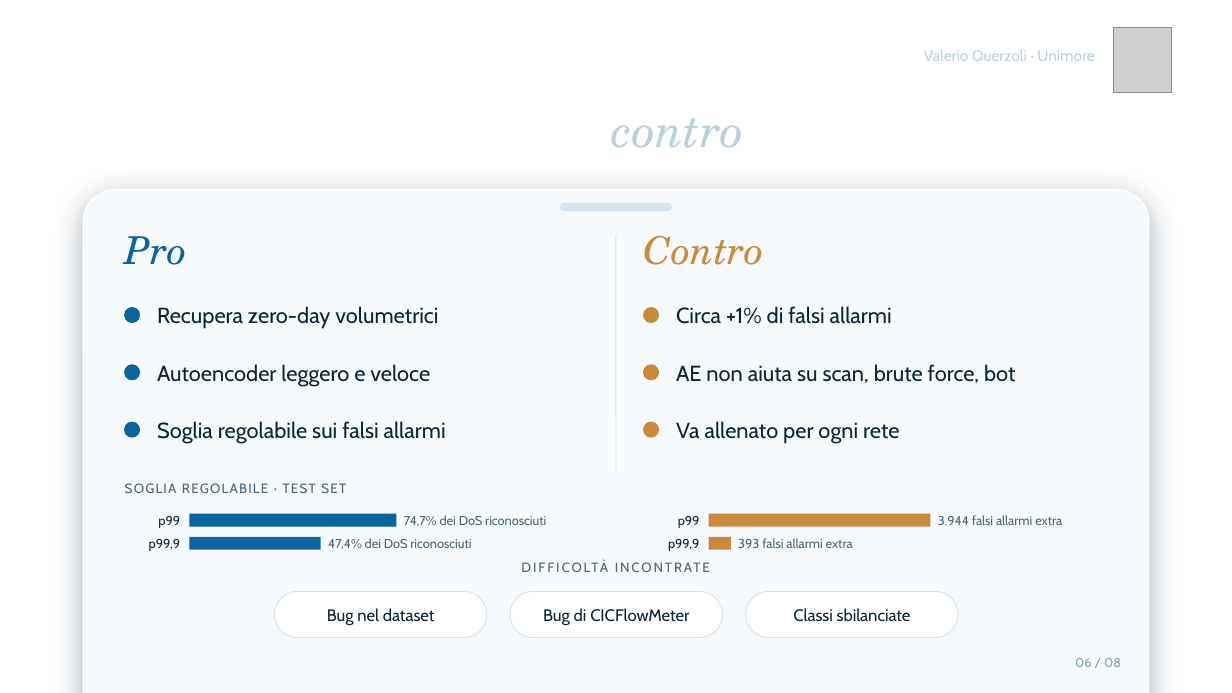
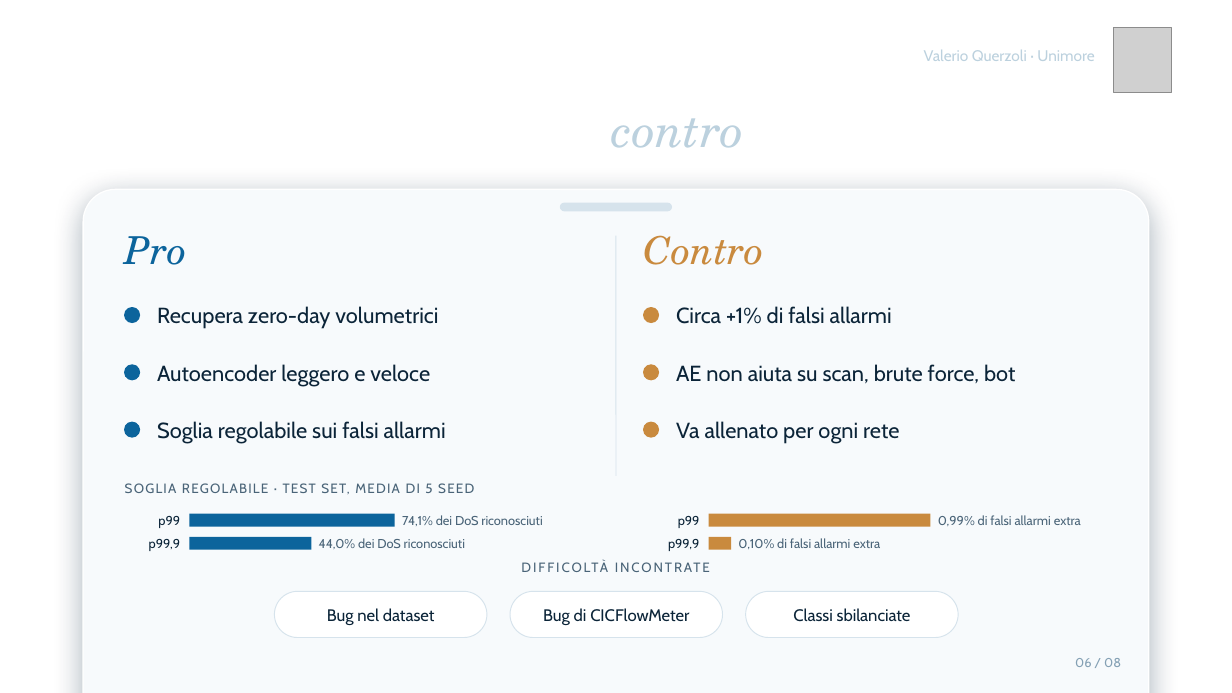
Before and after one commit to ValerioQuerzoli/hybrid-network-ids, a slide deck: slide 6 of slides/presentazione_design_origin_v2.pptx. Drawn at 1232x693 pixels with LibreOffice and Linux fonts; fonts in the diff are those of the drawing; grey boxes stand for pictures; background and template pictures are left out. Boxes give left, top, right and bottom in pixels: in the first picture for what was removed or moved away, otherwise in the second. Text is boxed around its words. In the diff, an @@ line names an element or a change of style, - is before the commit and + after.

Commit message:
Slide: didascalie piu' precise e soglia con media dei 5 seed
- Pulizia: 2.843 righe rimosse e 2.143 etichette corrette, senza somma
- Grafico famiglie: conteggi prima della pulizia, lunghezza in scala log
- Istogramma: validation, un autoencoder
- Soglia regolabile: recall e falsi allarmi come media dei 5 seed

```diff
--- a/slides/presentazione_design_origin_v2.pptx
+++ b/slides/presentazione_design_origin_v2.pptx
@@ text at <box>125,483,474,494</box>: text changed @@
-SOGLIA REGOLABILE · TEST SET
+SOGLIA REGOLABILE · TEST SET, MEDIA DI 5 SEED
@@ rectangle: place and size @@
-rectangle at <box>189,537,321,550</box>
+rectangle at <box>189,537,311,550</box>
@@ text at <box>319,538,465,549</box>: text changed @@
-47,4% dei DoS riconosciuti
+44,0% dei DoS riconosciuti
@@ text at <box>402,515,542,526</box>: text changed @@
-74,7% dei DoS riconosciuti
+74,1% dei DoS riconosciuti
@@ text at <box>738,538,880,549</box>: text changed @@
-393 falsi allarmi extra
+0,10% di falsi allarmi extra
@@ text at <box>938,515,1081,526</box>: text changed @@
-3.944 falsi allarmi extra
+0,99% di falsi allarmi extra
```
Also in this commit, not shown: 2 other slides changed, 1 other file.
